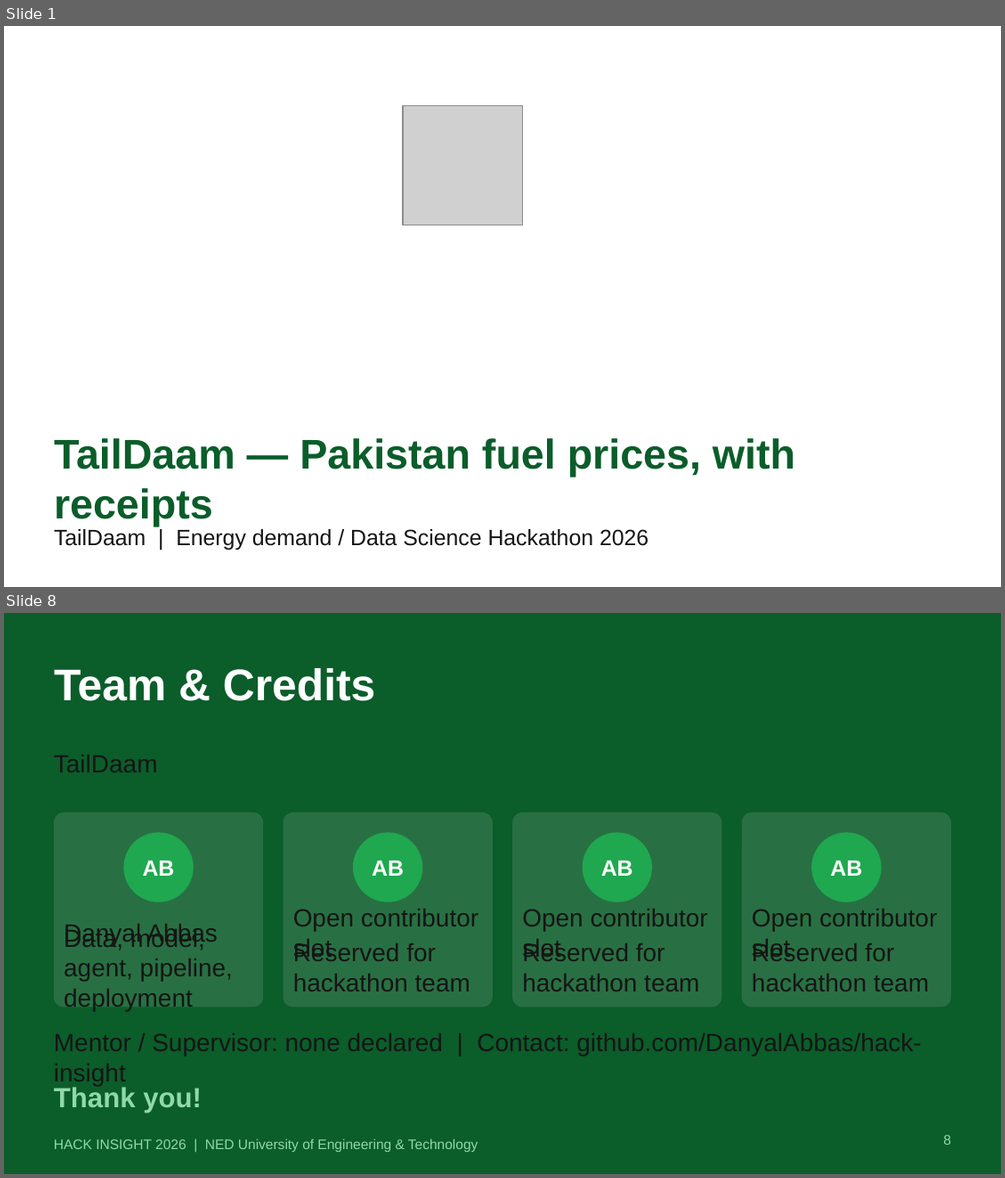
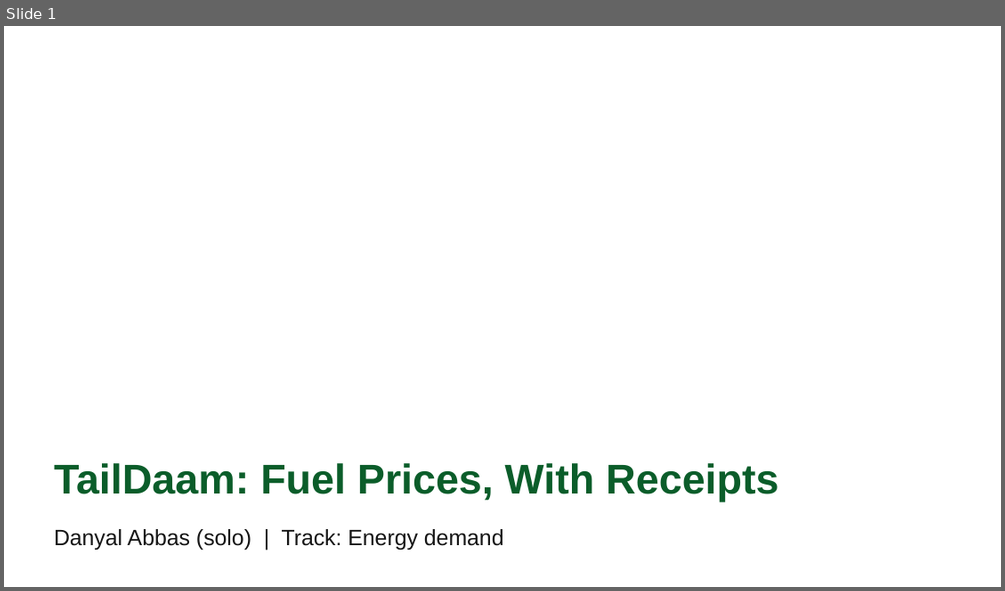
Before and after one commit to DanyalAbbas/TailDaam, a slide deck: TailDaam_Submission.pptx. Shown one above the other, each under a label of ours: slides 1 and 8 before the commit, slide 1 after it; the slides between them are not shown. The pictures are 1005x1178 and 1005x591 pixels, drawn with LibreOffice and Linux fonts; fonts in the diff are those of the drawing; grey boxes stand for pictures; background and template pictures are left out. Boxes give left, top, right and bottom in pixels: in the first picture for what was removed or moved away, otherwise in the second. Text is boxed around its words. In the diff, an @@ line names an element or a change of style, - is before the commit and + after.

Commit message:
Fix current-price recency and sync final submission deck

```diff
--- a/TailDaam_Submission.pptx
+++ b/TailDaam_Submission.pptx
@@ slide 8 removed at <box>4,613,1001,1174</box>, background #0B5D2A @@
@@ title removed at <box>54,668,375,701</box> @@
-Team & Credits
@@ text removed at <box>54,755,158,772</box> @@
-TailDaam
@@ rounded rectangle removed at <box>54,812,263,1006</box> @@
@@ rounded rectangle removed at <box>283,812,493,1006</box> @@
@@ rounded rectangle removed at <box>512,812,721,1006</box> @@
@@ rounded rectangle removed at <box>742,812,951,1006</box> @@
@@ ellipse removed at <box>123,832,194,902</box> @@
-AB
@@ ellipse removed at <box>353,832,422,902</box> @@
-AB
@@ ellipse removed at <box>582,832,652,902</box> @@
-AB
@@ ellipse removed at <box>811,832,882,902</box> @@
-AB
@@ text removed at <box>64,924,218,946</box> @@
-Danyal Abbas
@@ text removed at <box>64,927,233,1011</box> @@
-Data, model, agent, pipeline, deployment
@@ text removed at <box>293,908,478,961</box> @@
-Open contributor slot
@@ text removed at <box>522,908,708,961</box> @@
-Open contributor slot
@@ text removed at <box>752,908,937,961</box> @@
-Open contributor slot
@@ text removed at <box>293,942,470,991</box> @@
-Reserved for hackathon team
@@ text removed at <box>522,942,699,991</box> @@
-Reserved for hackathon team
@@ text removed at <box>752,942,929,991</box> @@
-Reserved for hackathon team
@@ text removed at <box>54,1033,921,1086</box> @@
-Mentor / Supervisor: none declared | Contact: github.com/DanyalAbbas/hack-insight
@@ text removed at <box>54,1085,202,1112</box> @@
-Thank you!
@@ text removed at <box>54,1139,477,1151</box> @@
-HACK INSIGHT 2026 | NED University of Engineering & Technology
@@ page number removed at <box>943,1135,951,1144</box> @@
-8
@@ slide 1 changed as well @@
@@ picture removed at <box>403,106,522,225</box> @@
@@ title at <box>54,463,778,501</box>: text changed @@
-TailDaam — Pakistan fuel prices, with receipts
+TailDaam: Fuel Prices, With Receipts
@@ text at <box>54,529,504,549</box>: text changed @@
-TailDaam | Energy demand / Data Science Hackathon 2026
+Danyal Abbas (solo) | Track: Energy demand
```
Also in this commit, not shown: 6 other slides changed, 1 slide added, 1 other file.
